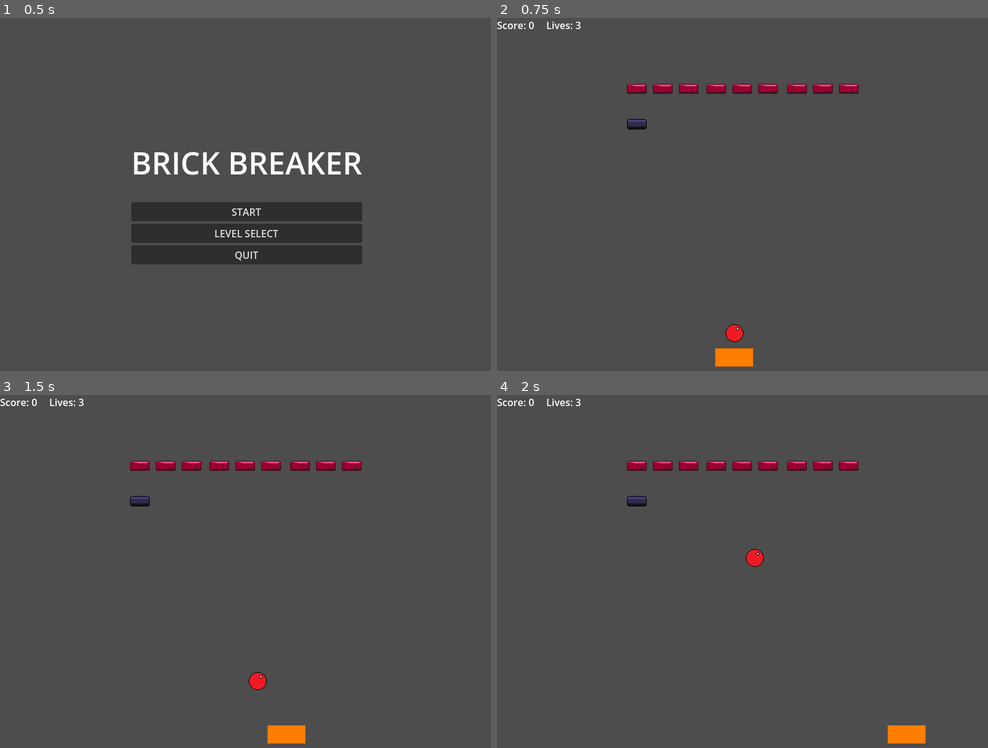
Above: before the commit, frames 1-4 (two rows, left to right).
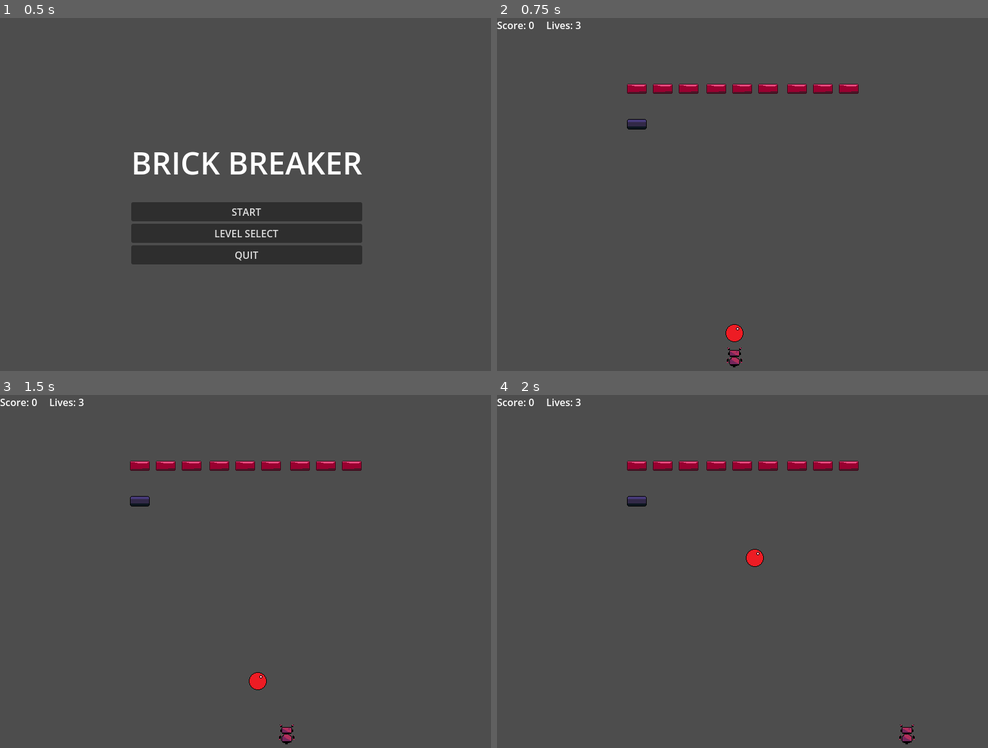
Above: after the commit, the same moments.

Repository: ccavalcanti11/godot_brick_breaker
Game: Godot game, scene res://scenes/MainMenu.tscn
Two runs of this game, one before a commit and one after it. Both use one fixed random seed, a clock stepped at 60 frames per second and the inputs below.
Inputs:
- Up to frame 1 (0.5 s): no input
- Up to frame 2 (0.75 s): click "START" at 0.5 s
- Up to frame 3 (1.5 s): hold D (move_right) from 1.28 s (still down); tap Space (launch_ball) at 1.35 s
- Up to frame 4 (2 s): keep holding D (move_right)

Frame 1 is identical in both runs. In frame 2, 0.4% of the frame differs, in the area x 44-53%, y 93-99%; in frame 3, 0.4%; in frame 4, 0.4%.

Commit message:
feat: adding idle and attack sprite

Diff:
--- a/brickbreaker/project.godot
+++ b/brickbreaker/project.godot
@@ -59,7 +59,7 @@
 }
 paddle_skill={
 "deadzone": 0.2,
-"events": [Object(InputEventKey,"resource_local_to_scene":fa …(140 unchanged characters)… d":false,"keycode":0,"physical_keycode":80,"key_label":0,"unicode":112,"location":0,"echo":false,"script":null)
+"events": [Object(InputEventKey,"resource_local_to_scene":fa …(140 unchanged characters)… d":false,"keycode":0,"physical_keycode":70,"key_label":0,"unicode":102,"location":0,"echo":false,"script":null)
 ]
 }
 
--- a/brickbreaker/scenes/Paddle.tscn
+++ b/brickbreaker/scenes/Paddle.tscn
@@ -1,24 +1,50 @@
-[gd_scene load_steps=5 format=3 uid="uid://bgocu3t0prux6"]
+[gd_scene load_steps=8 format=3 uid="uid://bgocu3t0prux6"]
 
 [ext_resource type="Script" uid="uid://b0wmc6px7drj4" path="res://scripts/paddle.gd" id="1_ry5ju"]
-[ext_resource type="Texture2D" uid="uid://dl5y35veiqxj" path="res://assets/sprites/paddle.png" id="2_6kxou"]
+[ext_resource type="Texture2D" uid="uid://b6d0gdfx7v714" path="res://assets/sprites/robot-idle-anim-2.png" id="2_6kxou"]
 
 [sub_resource type="RectangleShape2D" id="RectangleShape2D_6kxou"]
-size = Vector2(60, 30)
+size = Vector2(27, 32)
 
 [sub_resource type="RectangleShape2D" id="RectangleShape2D_jlx5f"]
 size = Vector2(60, 30)
+
+[sub_resource type="AtlasTexture" id="AtlasTexture_jlx5f"]
+atlas = ExtResource("2_6kxou")
+region = Rect2(0, 0, 32, 32)
+
+[sub_resource type="AtlasTexture" id="AtlasTexture_c7ra2"]
+atlas = ExtResource("2_6kxou")
+region = Rect2(32, 0, 32, 32)
+
+[sub_resource type="SpriteFrames" id="SpriteFrames_s6nv3"]
+animations = [{
+"frames": [{
+"duration": 1.0,
+"texture": SubResource("AtlasTexture_jlx5f")
+}, {
+"duration": 1.0,
+"texture": SubResource("AtlasTexture_c7ra2")
+}],
+"loop": true,
+"name": &"idle",
+"speed": 3.0
+}]
 
 [node name="Paddle" type="CharacterBody2D"]
 script = ExtResource("1_ry5ju")
 
 [node name="CollisionShape2D" type="CollisionShape2D" parent="."]
+position = Vector2(0.5, 0)
 shape = SubResource("RectangleShape2D_6kxou")
-
-[node name="Sprite2D" type="Sprite2D" parent="."]
-texture = ExtResource("2_6kxou")
 
 [node name="SkillHitbox" type="CollisionShape2D" parent="."]
 position = Vector2(0, -100)
 shape = SubResource("RectangleShape2D_jlx5f")
 disabled = true
+
+[node name="AnimatedSprite2D" type="AnimatedSprite2D" parent="."]
+sprite_frames = SubResource("SpriteFrames_s6nv3")
+animation = &"idle"
+autoplay = "idle"
+frame_progress = 0.0601767
Binary file added: brickbreaker/assets/sprites/robot-attack-anim.png
Not shown, added: brickbreaker/assets/sprites/robot-attack-anim.png.import
Binary file added: brickbreaker/assets/sprites/robot-idle-anim-2.png
Not shown, added: brickbreaker/assets/sprites/robot-idle-anim-2.png.import
